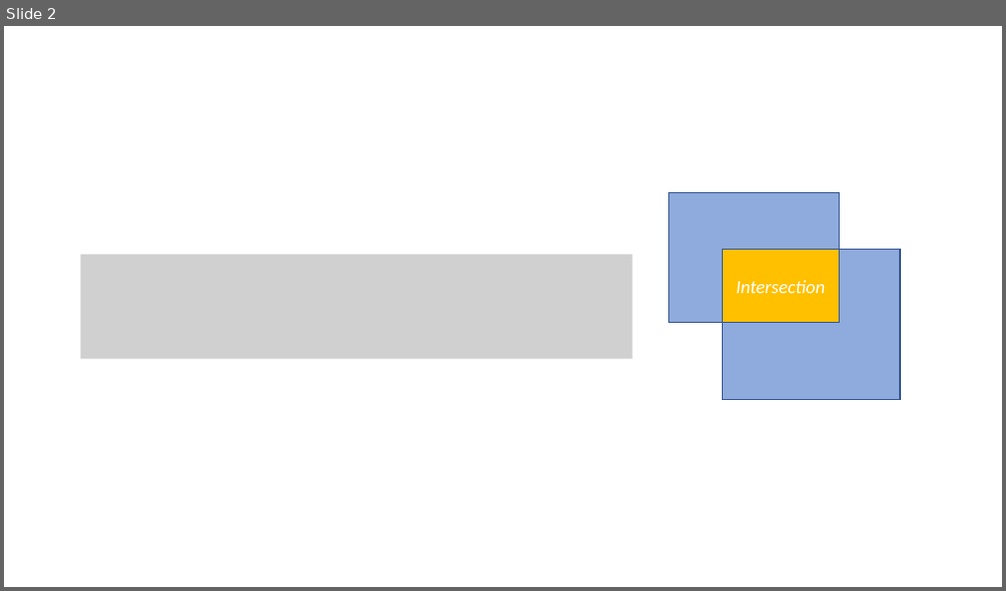
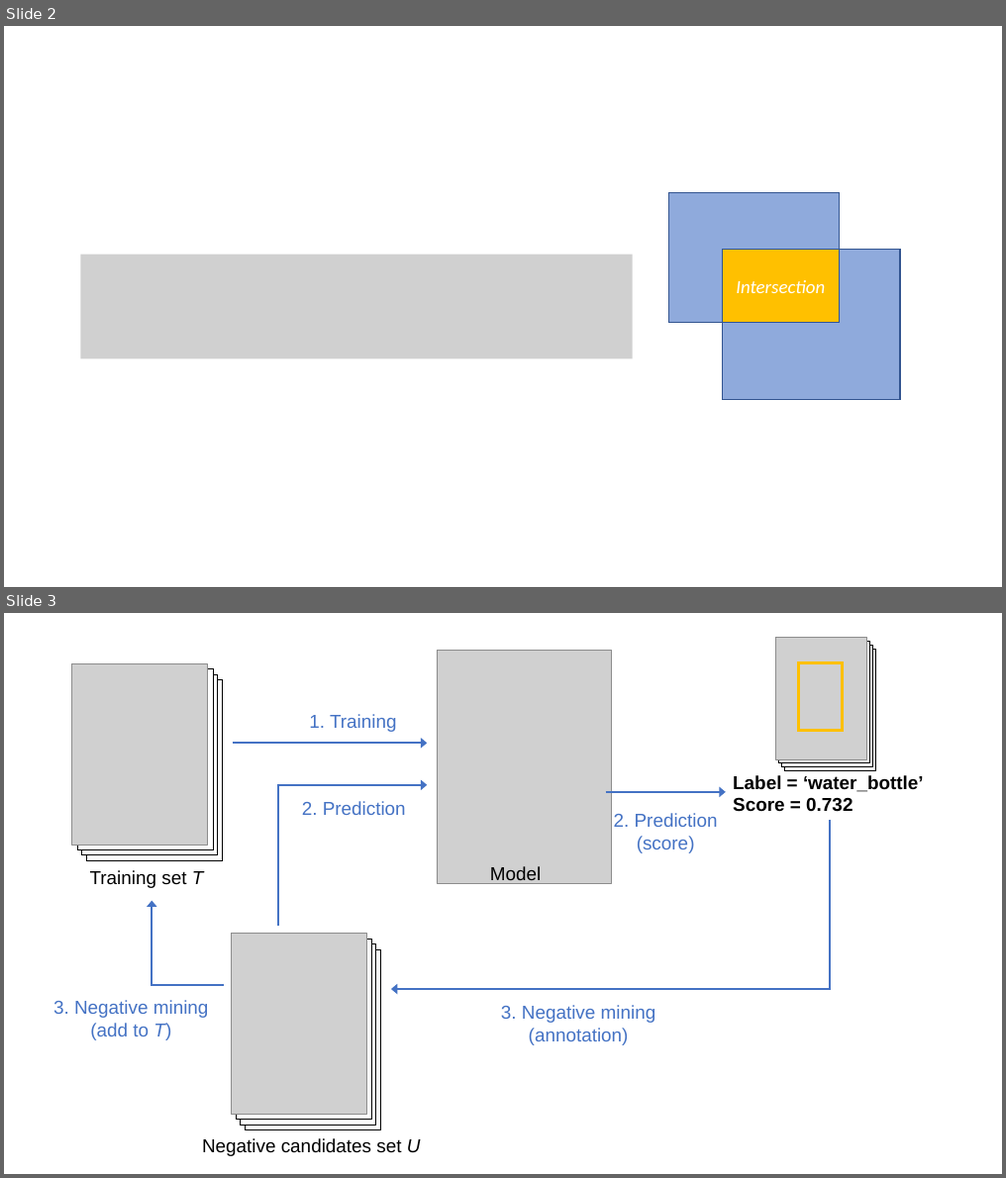
Before and after one commit to microsoft/computervision-recipes, a slide deck: scenarios/detection/media/figures.pptx. Shown one above the other, each under a label of ours: slide 2 before the commit, slides 2 and 3 after it. The pictures are 1006x591 and 1006x1178 pixels, drawn with LibreOffice and Linux fonts; fonts in the diff are those of the drawing; grey boxes stand for pictures. Boxes give left, top, right and bottom in pixels: in the first picture for what was removed or moved away, otherwise in the second. Text is boxed around its words. In the diff, an @@ line names an element or a change of style, - is before the commit and + after.

Commit message:
Adding hard negative sampling notebook (#367)

```diff
--- a/scenarios/detection/media/figures.pptx
+++ b/scenarios/detection/media/figures.pptx
@@ slide 3 added at bbox=[4, 613, 1002, 1174], background #FFFFFF @@
@@ group added at bbox=[776, 638, 876, 771]: 3 rectangles, 1 picture @@
@@ group added at bbox=[72, 663, 222, 861]: 3 rectangles, 1 picture @@
@@ picture added at bbox=[437, 650, 611, 883] @@
@@ rectangle added at bbox=[798, 663, 842, 731], outline #FFC000 3 pt @@
@@ text added at bbox=[309, 714, 397, 732], 18 pt, text #4472C4 @@
+1. Training
@@ arrow added from (233, 744) to (427, 744), #4472C4 2 pt @@
@@ elbow arrow added from (279, 927) to (427, 785), #4472C4 2 pt @@
@@ text added at bbox=[733, 775, 924, 812], 18 pt, text #000000, bold @@
+Label = ‘water_bottle’
+Score = 0.732
@@ text added at bbox=[302, 801, 406, 815], 18 pt, text #4472C4 @@
+2. Prediction
@@ elbow arrow added from (830, 820) to (391, 989), #4472C4 2 pt @@
@@ arrow added from (606, 792) to (726, 792), #4472C4 2 pt @@
@@ text added at bbox=[614, 813, 718, 854], 18 pt, text #4472C4 @@
+2. Prediction
+(score)
@@ text added at bbox=[90, 870, 204, 888], 18 pt, text #000000 @@
+Training set T
@@ text added at bbox=[490, 866, 541, 885], 18 pt, text #000000 @@
+Model
@@ elbow arrow added from (223, 983) to (152, 900), #4472C4 2 pt @@
@@ group added at bbox=[232, 934, 380, 1131]: 3 rectangles, 1 picture @@
@@ text added at bbox=[54, 1000, 209, 1041], 18 pt, text #4472C4 @@
+3. Negative mining
+(add to T)
@@ text added at bbox=[501, 1005, 656, 1046], 18 pt, text #4472C4 @@
+3. Negative mining
+(annotation)
@@ text added at bbox=[202, 1139, 421, 1157], 18 pt, text #000000 @@
+Negative candidates set U
```
Also in this commit, not shown: 1 other slide added, 8 other files.
